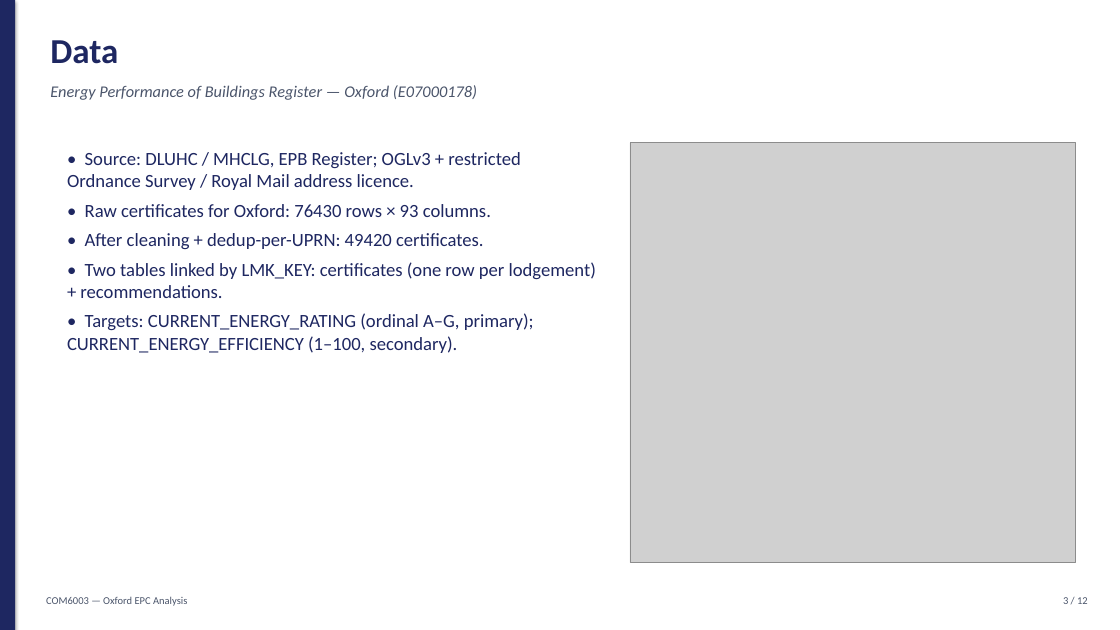
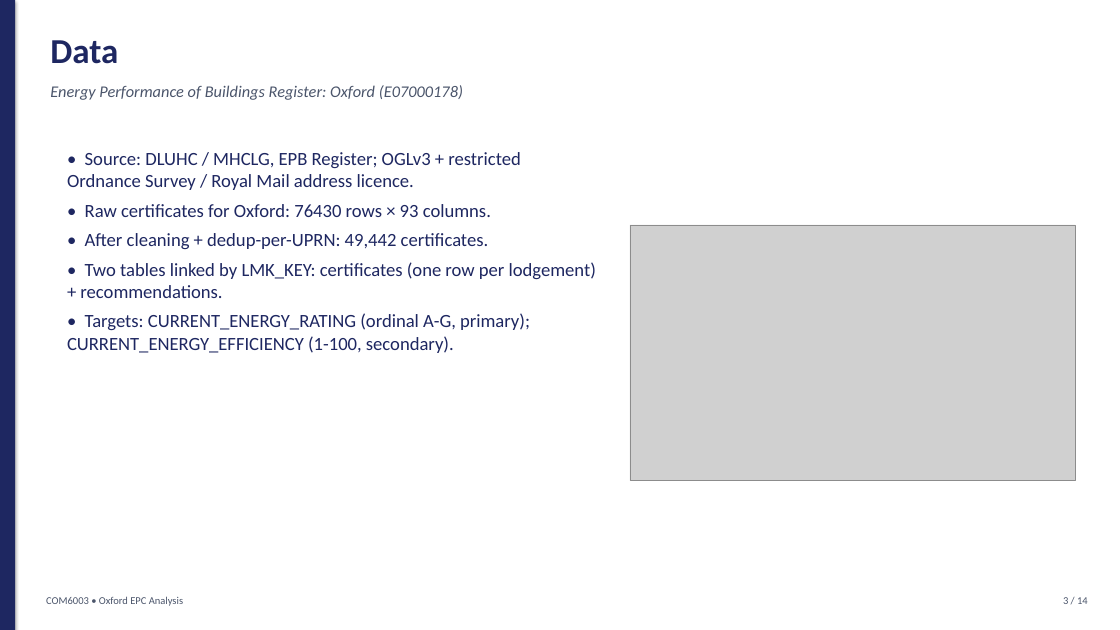
Before and after one commit to parsecsion/oxford-epc, a slide deck: slide 3 of presentation/COM6003_Oxford_Presentation.pptx. Drawn at 1120x630 pixels with LibreOffice and Linux fonts; fonts in the diff are those of the drawing; grey boxes stand for pictures. Boxes give left, top, right and bottom in pixels: in the first picture for what was removed or moved away, otherwise in the second. Text is boxed around its words. In the diff, an @@ line names an element or a change of style, - is before the commit and + after.

Commit message:
Update presentation to current results; fix stale SHAP/permutation figures
Presentation: refreshed all stale numbers and embedded figures to the current
pipeline run, added a regression-to-band concept-diagram slide and an
unsupervised-segmentation + recommender slide, renumbered footers, removed em
dashes. Regenerated fig_perm_importance (windows top, QWK-scored) and
fig_shap_summary (regressor beeswarm) which were stale legacy plots, and
re-embedded them in both the deck and the report (Figures 9 and 10).

```diff
--- a/presentation/COM6003_Oxford_Presentation.pptx
+++ b/presentation/COM6003_Oxford_Presentation.pptx
@@ text at <box>50,85,463,100</box>: text changed @@
-Energy Performance of Buildings Register — Oxford (E07000178)
+Energy Performance of Buildings Register: Oxford (E07000178)
@@ text at <box>85,233,489,249</box>: text changed @@
-• After cleaning + dedup-per-UPRN: 49420 certificates.
+• After cleaning + dedup-per-UPRN: 49,442 certificates.
@@ picture: place and size @@
-picture at <box>630,143,1075,563</box>
+picture at <box>630,225,1075,481</box>
@@ text at <box>67,313,530,353</box>: text changed @@
-• Targets: CURRENT_ENERGY_RATING (ordinal A–G, primary); CURRENT_ENERGY_EFFICIENCY (1–100, secondary).
+• Targets: CURRENT_ENERGY_RATING (ordinal A-G, primary); CURRENT_ENERGY_EFFICIENCY (1-100, secondary).
@@ text at <box>46,596,183,606</box>: text changed @@
-COM6003 — Oxford EPC Analysis
+COM6003 • Oxford EPC Analysis
@@ text at <box>1063,597,1088,604</box>: text changed @@
-3 / 12
+3 / 14
```
Also in this commit, not shown: 11 other slides changed, 2 slides added, 4 other files.
